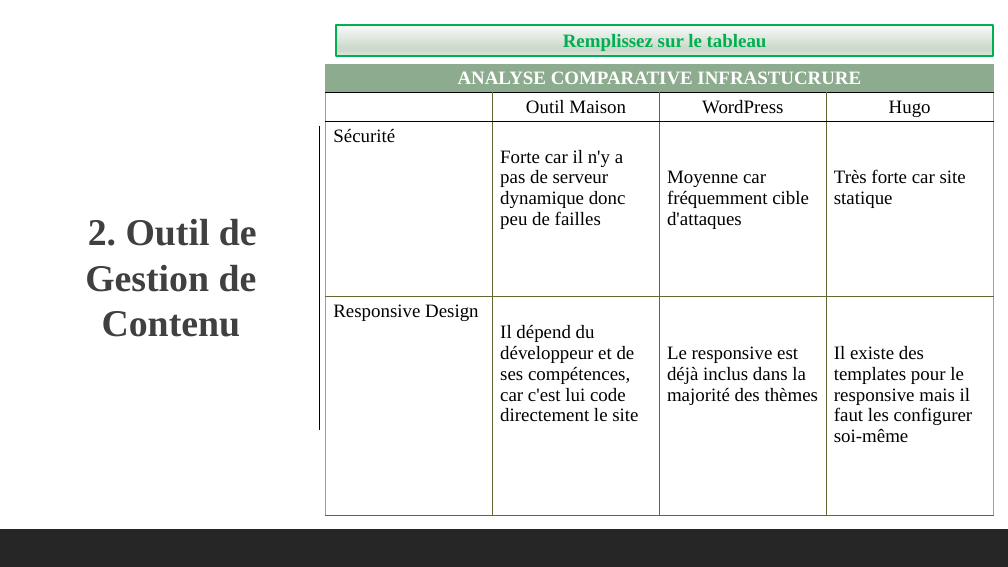
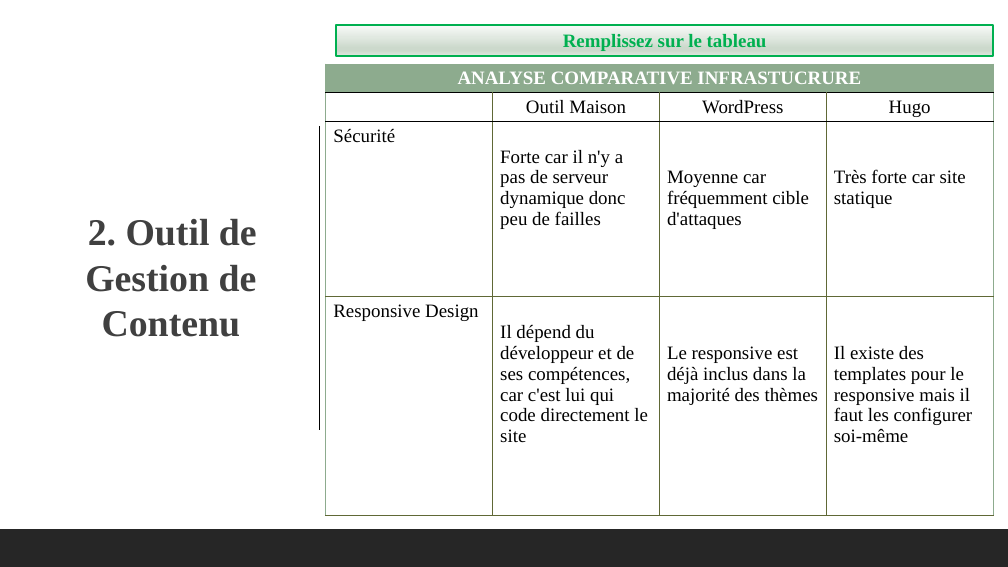
Before and after one commit to Mohamed-AmineHaddad/Ressourcerie, a slide deck: slide 4 of PPT_Activite_5_Groupe_24.pptx. Drawn at 1008x567 pixels with LibreOffice and Linux fonts; fonts in the diff are those of the drawing; background and template pictures are left out. Boxes give left, top, right and bottom in pixels: in the first picture for what was removed or moved away, otherwise in the second. Text is boxed around its words. In the diff, an @@ line names an element or a change of style, - is before the commit and + after.

```diff
--- a/PPT_Activite_5_Groupe_24.pptx
+++ b/PPT_Activite_5_Groupe_24.pptx
@@ table at bbox=[326, 64, 994, 519] @@
-row 4, column 2: Il dépend du développeur et de ses compétences, car c'est lui code directement le site
+row 4, column 2: Il dépend du développeur et de ses compétences, car c'est lui qui code directement le site
```
Also in this commit, not shown: 2 other slides changed, 6 other files.
